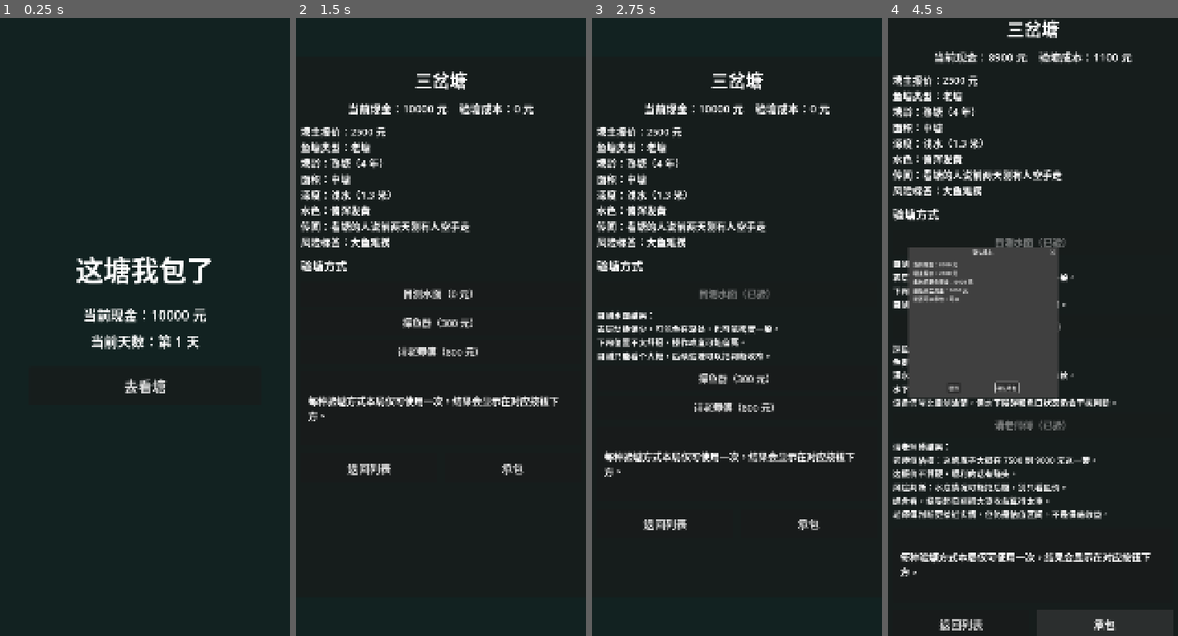
Above: before the commit, frames 1-4 (left to right).
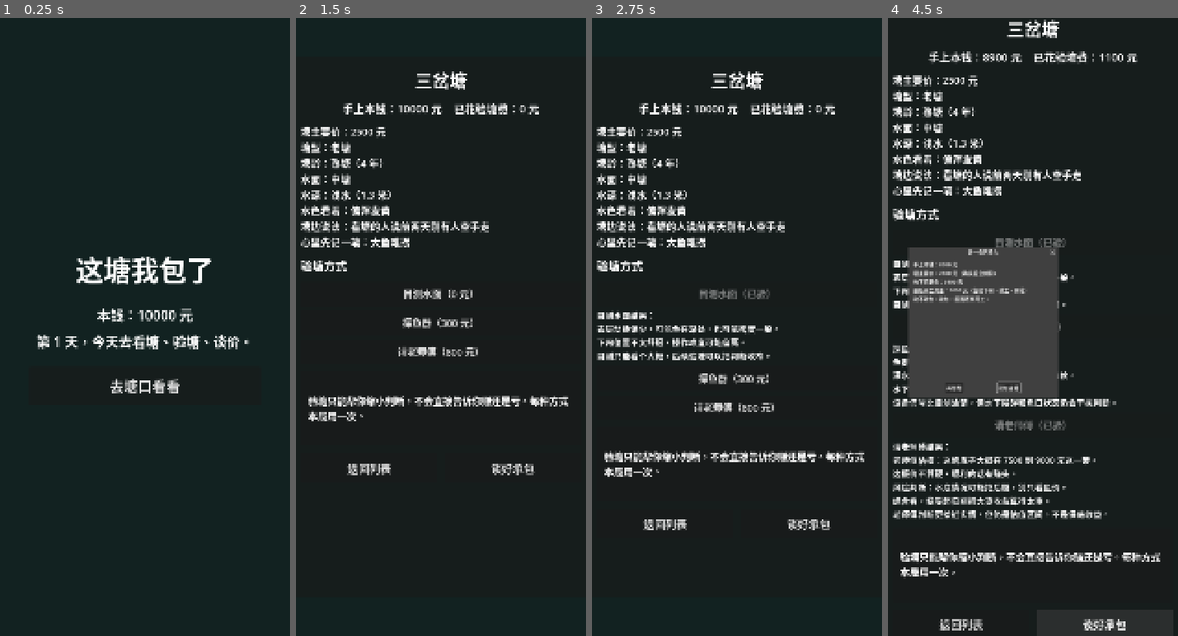
Above: after the commit, the same moments.

Repository: shawnlee6701/fishpond
Game: Godot game, scene res://scenes/Main.tscn
The game is run twice, just before and just after one commit, with the same random seed, the same clock (stepped at 60 frames per second) and the same inputs.
Inputs (mouse positions are in pixels of both pictures, inside the frame that each line leads up to):
- Up to frame 1 (0.25 s): no input
- Up to frame 2 (1.5 s): click "去看塘" (after the commit: "去塘口看看") at 0.5 s; click (441, 252) at 1.25 s, where only the run before the commit has a clickable "查看"
- Up to frame 3 (2.75 s): click "目测水面（0 元）" at 2 s
- Up to frame 4 (4.5 s): click "探鱼器（300 元）" at 2.75 s; click "请老师傅（800 元）" at 3.5 s; click "承包" (after the commit: "谈好承包") at 4.25 s

The runs differ from the first frame. In frame 1, 2.0% of the frame differs, in the area x 12-87%, y 47-61%; in frame 2, 4.3%; in frame 3, 4.3%; in frame 4, 4.9%, in the area x 1-94%, y 5-100%.

Commit message:
Polish MVP UI copy

Diff:
--- a/data/tools.json
+++ b/data/tools.json
@@ -3,21 +3,21 @@
     "id": "observe",
     "name": "目测水面",
     "cost": 0,
-    "description": "看看水色、鱼花和塘边痕迹，免费但不太准。",
+    "description": "看看水色、鱼花和塘边痕迹，免费但只能摸个大概。",
     "accuracy": 0.35
   },
   {
     "id": "fish_finder",
     "name": "探鱼器",
     "cost": 300,
-    "description": "用设备扫一遍水下情况，能看出大致鱼群密度。",
+    "description": "用设备扫一遍水下情况，能看出大致鱼群和底况。",
     "accuracy": 0.65
   },
   {
     "id": "master",
     "name": "请老师傅",
     "cost": 800,
-    "description": "请经验丰富的老师傅验塘，费用高但判断更靠谱。",
+    "description": "请懂行老师傅看塘，费用高，但报价和风险会说得更透。",
     "accuracy": 0.85
   }
 ]
--- a/scenes/AfterContractChoice.tscn
+++ b/scenes/AfterContractChoice.tscn
@@ -37,19 +37,19 @@
 [node name="TitleLabel" type="Label" parent="Panel/Margin/Content"]
 layout_mode = 2
 theme_override_font_sizes/font_size = 58
-text = "承包成功"
+text = "塘已经包下"
 horizontal_alignment = 1
 
 [node name="PondNameLabel" type="Label" parent="Panel/Margin/Content"]
 layout_mode = 2
 theme_override_font_sizes/font_size = 38
-text = "当前鱼塘：-"
+text = "已包下：-"
 horizontal_alignment = 1
 
 [node name="CashLabel" type="Label" parent="Panel/Margin/Content"]
 layout_mode = 2
 theme_override_font_sizes/font_size = 34
-text = "当前现金：0 元"
+text = "剩余本钱：0 元"
 horizontal_alignment = 1
 
 [node name="ChoiceButtons" type="VBoxContainer" parent="Panel/Margin/Content"]
@@ -60,25 +60,25 @@
 custom_minimum_size = Vector2(0, 90)
 layout_mode = 2
 theme_override_font_sizes/font_size = 36
-text = "转包"
+text = "转包脱手"
 
 [node name="SellOneNetButton" type="Button" parent="Panel/Margin/Content/ChoiceButtons"]
 custom_minimum_size = Vector2(0, 90)
 layout_mode = 2
 theme_override_font_sizes/font_size = 36
-text = "卖给别人一网"
+text = "卖一网给别人"
 
 [node name="HarvestSelfButton" type="Button" parent="Panel/Margin/Content/ChoiceButtons"]
 custom_minimum_size = Vector2(0, 90)
 layout_mode = 2
 theme_override_font_sizes/font_size = 36
-text = "自己捞"
+text = "自己下网"
 
 [node name="AbandonButton" type="Button" parent="Panel/Margin/Content/ChoiceButtons"]
 custom_minimum_size = Vector2(0, 90)
 layout_mode = 2
 theme_override_font_sizes/font_size = 36
-text = "放弃"
+text = "认亏收手"
 
 [node name="MessageLabel" type="Label" parent="Panel/Margin/Content"]
 layout_mode = 2
@@ -95,7 +95,7 @@
 [node name="TransferOfferLabel" type="Label" parent="Panel/Margin/Content/TransferConfirmPanel"]
 layout_mode = 2
 theme_override_font_sizes/font_size = 30
-text = "有人愿意出 0 元接手这口塘，是否转包？"
+text = "有人开价接手这口塘，要不要脱手？"
 horizontal_alignment = 1
 autowrap_mode = 3
 
@@ -108,14 +108,14 @@
 layout_mode = 2
 size_flags_horizontal = 3
 theme_override_font_sizes/font_size = 30
-text = "接受"
+text = "接受转包"
 
 [node name="RejectTransferButton" type="Button" parent="Panel/Margin/Content/TransferConfirmPanel/Buttons"]
 custom_minimum_size = Vector2(0, 70)
 layout_mode = 2
 size_flags_horizontal = 3
 theme_override_font_sizes/font_size = 30
-text = "拒绝"
+text = "继续自己扛"
 
 [node name="WorkPlanPanel" type="VBoxContainer" parent="Panel/Margin/Content"]
 visible = false
@@ -126,16 +126,16 @@
 custom_minimum_size = Vector2(0, 72)
 layout_mode = 2
 theme_override_font_sizes/font_size = 30
-text = "低成本捞一网（500 元）"
+text = "省着下网：小捞一网（500 元）"
 
 [node name="StandardWorkButton" type="Button" parent="Panel/Margin/Content/WorkPlanPanel"]
 custom_minimum_size = Vector2(0, 72)
 layout_mode = 2
 theme_override_font_sizes/font_size = 30
-text = "标准捞一网（1200 元）"
+text = "正常作业：稳捞一网（1200 元）"
 
 [node name="FullWorkButton" type="Button" parent="Panel/Margin/Content/WorkPlanPanel"]
 custom_minimum_size = Vector2(0, 72)
 layout_mode = 2
 theme_override_font_sizes/font_size = 30
-text = "全部抽干（2500 元）"
+text = "抽干收尾：一次结算（2500 元）"
--- a/scenes/Main.tscn
+++ b/scenes/Main.tscn
@@ -57,20 +57,20 @@
 [node name="CashLabel" type="Label" parent="MainMenu/Content/Stats"]
 layout_mode = 2
 theme_override_font_sizes/font_size = 42
-text = "当前现金：10000 元"
+text = "本钱：10000 元"
 horizontal_alignment = 1
 
 [node name="DayLabel" type="Label" parent="MainMenu/Content/Stats"]
 layout_mode = 2
 theme_override_font_sizes/font_size = 42
-text = "当前天数：第 1 天"
+text = "第 1 天，今天去看塘、验塘、谈价。"
 horizontal_alignment = 1
 
 [node name="GoPondButton" type="Button" parent="MainMenu/Content"]
 custom_minimum_size = Vector2(0, 120)
 layout_mode = 2
 theme_override_font_sizes/font_size = 44
-text = "去看塘"
+text = "去塘口看看"
 
 [node name="ScreenContainer" type="Control" parent="."]
 visible = false
--- a/scenes/PondDetail.tscn
+++ b/scenes/PondDetail.tscn
@@ -43,13 +43,13 @@
 [node name="CashLabel" type="Label" parent="Panel/Margin/Content"]
 layout_mode = 2
 theme_override_font_sizes/font_size = 34
-text = "当前现金：10000 元"
+text = "手上本钱：10000 元"
 horizontal_alignment = 1
 
 [node name="InfoLabel" type="Label" parent="Panel/Margin/Content"]
 layout_mode = 2
 theme_override_font_sizes/font_size = 31
-text = "鱼塘信息"
+text = "塘口信息"
 autowrap_mode = 2
 
 [node name="InspectionTitle" type="Label" parent="Panel/Margin/Content"]
@@ -75,7 +75,7 @@
 [node name="ResultLabel" type="Label" parent="Panel/Margin/Content/ResultPanel/Margin"]
 layout_mode = 2
 theme_override_font_sizes/font_size = 30
-text = "请选择一种验塘方式。"
+text = "验塘只能帮你缩小判断，不会直接告诉你赚还是亏。"
 autowrap_mode = 2
 
 [node name="ActionRow" type="HBoxContainer" parent="Panel/Margin/Content"]
@@ -94,4 +94,4 @@
 layout_mode = 2
 size_flags_horizontal = 3
 theme_override_font_sizes/font_size = 34
-text = "承包"
+text = "谈好承包"
--- a/scenes/PondList.tscn
+++ b/scenes/PondList.tscn
@@ -47,13 +47,13 @@
 [node name="DayLabel" type="Label" parent="Panel/Margin/Content/Header"]
 layout_mode = 2
 theme_override_font_sizes/font_size = 32
-text = "第 1 天：今日可看 3 口塘"
+text = "第 1 天：今天有 3 口塘可谈，先看牌面再决定。"
 horizontal_alignment = 1
 
 [node name="CashLabel" type="Label" parent="Panel/Margin/Content/Header"]
 layout_mode = 2
 theme_override_font_sizes/font_size = 32
-text = "当前现金：10000 元"
+text = "手上本钱：10000 元"
 horizontal_alignment = 1
 
 [node name="Scroll" type="ScrollContainer" parent="Panel/Margin/Content"]
--- a/scenes/Settlement.tscn
+++ b/scenes/Settlement.tscn
@@ -44,7 +44,7 @@
 [node name="CashLabel" type="Label" parent="Panel/Margin/Content"]
 layout_mode = 2
 theme_override_font_sizes/font_size = 36
-text = "当前现金：0 元"
+text = "手上本钱：0 元"
 horizontal_alignment = 1
 
 [node name="FishKingPanel" type="PanelContainer" parent="Panel/Margin/Content"]
@@ -67,7 +67,7 @@
 [node name="SceneLabel" type="Label" parent="Panel/Margin/Content/FishKingPanel/Margin/Content"]
 layout_mode = 2
 theme_override_font_sizes/font_size = 30
-text = "水面炸开，一条巨大的青鱼被拖出水面！"
+text = "水面猛地一翻，一条大青鱼被拖出水面。"
 horizontal_alignment = 1
 autowrap_mode = 3
 
@@ -88,7 +88,7 @@
 [node name="TaglineLabel" type="Label" parent="Panel/Margin/Content/FishKingPanel/Margin/Content"]
 layout_mode = 2
 theme_override_font_sizes/font_size = 30
-text = "这一网，翻身了。"
+text = "这口塘，算是捞出名堂了。"
 horizontal_alignment = 1
 autowrap_mode = 3
 
--- a/scripts/action_resolver.gd
+++ b/scripts/action_resolver.gd
@@ -25,7 +25,7 @@
 
 	return {
 		"income": maxi(300, offer),
-		"text": "有人愿意出 %d 元接手这口塘，是否转包？" % maxi(300, offer)
+		"text": "有人开价 %d 元接手这口塘。\n现在转包，后面的鱼和风险都归他；留下来，可能翻本，也可能越捞越重。要不要脱手？" % maxi(300, offer)
 	}
 
 func generate_one_net_offer(pond: Dictionary, harvest_result: Dictionary = {}) -> Dictionary:
@@ -40,17 +40,17 @@
 	var result_text := ""
 
 	if result_roll <= fish_king_chance * 0.18:
-		result_text = "极低概率对方捞到鱼王，你亏麻了"
+		result_text = "小概率让人家碰到鱼王，这笔会很扎心。"
 	elif result_roll <= fish_king_chance * 0.18 + big_fish_chance * 0.45:
-		result_text = "对方捞到大鱼，你有点后悔"
+		result_text = "要是人家这一网起大鱼，你多半会后悔。"
 	elif result_roll <= 0.62:
-		result_text = "对方捞到普通鱼"
+		result_text = "大概率就是普通鱼，赚亏看这一口价。"
 	else:
-		result_text = "对方只捞到小鱼，你赚了"
+		result_text = "也可能只起小鱼，那这钱就收得舒服。"
 
 	return {
 		"income": maxi(500, income),
-		"text": "有人想花 %d 元买下一网。\n%s" % [maxi(500, income), result_text],
+		"text": "有人出 %d 元买下一网，只买这一网，不接整口塘。\n%s" % [maxi(500, income), result_text],
 		"result_text": result_text
 	}
 
@@ -79,12 +79,12 @@
 	var messages: Array[String] = []
 	if not Dictionary(opportunities["transfer_offer"]).is_empty():
 		if quality < -0.25:
-			messages.append("鱼获不太好，有人压价想接手。")
+			messages.append("这一网不亮眼，有人趁机压价想接手。")
 		else:
-			messages.append("这网动静不小，有人开始问转包价。")
+			messages.append("这一网有动静，塘边有人开始问整塘转包价。")
 	if not Dictionary(opportunities["one_net_offer"]).is_empty():
-		messages.append("旁边有人想买一网试试水。")
+		messages.append("旁边有人想买一网试试水，给你先回点现金。")
 	if messages.is_empty():
-		messages.append("这一网还没激起买家的兴趣，你可以继续捞或选择全部抽干。")
+		messages.append("这一网还没让买家动心。你可以继续下网，也可以抽干收尾。")
 	opportunities["message"] = "\n".join(messages)
 	return opportunities
--- a/scripts/after_contract_choice.gd
+++ b/scripts/after_contract_choice.gd
@@ -43,25 +43,25 @@
 
 func _render() -> void:
 	var pond := game_state.current_pond
-	pond_name_label.text = "当前鱼塘：%s" % str(pond.get("name", "未承包鱼塘"))
-	cash_label.text = "当前现金：%d 元" % game_state.cash
+	pond_name_label.text = "已包下：%s" % str(pond.get("name", "未承包鱼塘"))
+	cash_label.text = "剩余本钱：%d 元" % game_state.cash
 
-	transfer_button.text = "转包"
-	sell_one_net_button.text = "卖给别人一网"
-	harvest_self_button.text = "自己捞"
-	abandon_button.text = "放弃"
+	transfer_button.text = "转包脱手"
+	sell_one_net_button.text = "卖一网给别人"
+	harvest_self_button.text = "自己下网"
+	abandon_button.text = "认亏收手"
 	transfer_button.disabled = current_transfer_offer.is_empty()
 	sell_one_net_button.disabled = current_one_net_offer.is_empty() or game_state.sold_one_net
 	if current_transfer_offer.is_empty():
-		transfer_button.text = "转包（暂无报价）"
+		transfer_button.text = "转包脱手（暂无报价）"
 	if game_state.sold_one_net:
 		sell_one_net_button.text = "卖一网（已卖出）"
 	elif current_one_net_offer.is_empty():
-		sell_one_net_button.text = "卖给别人一网（暂无买家）"
+		sell_one_net_button.text = "卖一网（暂无买家）"
 	if not game_state.can_pay(game_state.get_work_cost("low")):
-		message_label.text = "当前现金不足以支付最低作业成本，可以选择放弃，直接进入本局结算。"
+		message_label.text = "剩下的钱连低成本下一网都不够了，只能认亏收手，看看这一局账面。"
 	elif game_state.self_net_count <= 0:
-		message_label.text = "先自己捞一网，市场才会根据鱼情给出转包或买一网的机会。"
+		message_label.text = "先自己下一网，把鱼情打出来。没见到鱼，外面的人不会给你真价。"
 
 	_update_work_buttons()
 
@@ -71,7 +71,7 @@
 
 func _on_transfer_pressed() -> void:
 	if current_transfer_offer.is_empty():
-		message_label.text = "还没人愿意接手。先自己捞一网，让外面的人看到鱼情。"
+		message_label.text = "现在没人肯接手。先自己下一网，让外面的人看到这塘到底有没有货。"
 		return
 
 	_hide_detail_panels()
@@ -86,22 +86,22 @@
 func _on_reject_transfer_pressed() -> void:
 	current_transfer_offer = {}
 	transfer_confirm_panel.visible = false
-	message_label.text = "你拒绝了转包报价，继续自己拿主意。"
+	message_label.text = "你没接这个转包价。后面是赚是亏，继续自己扛。"
 	_render()
 
 func _on_sell_one_net_pressed() -> void:
 	_hide_detail_panels()
 	if game_state.sold_one_net:
-		message_label.text = "这一局已经卖过一网了，不能重复卖。"
+		message_label.text = "这一局已经卖过一网了，不能再把机会拆着卖。"
 		_render()
 		return
 	if current_one_net_offer.is_empty():
-		message_label.text = "暂时没人愿意买一网。先自己捞一网，把鱼情打出来。"
+		message_label.text = "暂时没人愿意买一网。先自己下一网，把鱼情打出来。"
 		_render()
 		return
 
 	if game_state.apply_one_net(int(current_one_net_offer.get("income", 0)), str(current_one_net_offer.get("text", ""))):
-		message_label.text = "%s\n买家支付 %d 元，你获得一网收入。" % [str(current_one_net_offer.get("text", "")), int(current_one_net_offer.get("income", 0))]
+		message_label.text = "%s\n买家当场付 %d 元。这钱稳了，但这一网里有什么鱼就归他了。" % [str(current_one_net_offer.get("text", "")), int(current_one_net_offer.get("income", 0))]
 		current_one_net_offer = {}
 	_render()
 
@@ -113,13 +113,13 @@
 func _on_harvest_self_pressed() -> void:
 	_hide_detail_panels()
 	work_plan_panel.visible = true
-	message_label.text = "捞一网可以多次做；全部抽干只能做一次，做完直接结算。现金不足的方案不能选择。"
+	message_label.text = "三种干法：省钱试一网、正常下一网、直接抽干收尾。抽干做完就结算，钱不够的方案不能选。"
 	_update_work_buttons()
 
 func _on_work_plan_pressed(plan_id: String) -> void:
 	var cost := game_state.get_work_cost(plan_id)
 	if not game_state.can_pay(cost):
-		message_label.text = "现金不足，无法选择这个作业方案。"
+		message_label.text = "本钱不够，干不了这个作业方案。"
 		_update_work_buttons()
 		return
 
@@ -137,7 +137,7 @@
 		work_plan_panel.visible = false
 		_render()
 	else:
-		message_label.text = "现金不足，无法选择这个作业方案。"
+		message_label.text = "本钱不够，干不了这个作业方案。"
 		_update_work_buttons()
 
 func _update_work_buttons() -> void:
@@ -145,9 +145,9 @@
 	var standard_cost := game_state.get_work_cost("standard")
 	var full_cost := game_state.get_work_cost("full")
 
-	low_work_button.text = "低成本捞一网（%d 元）" % low_cost
-	standard_work_button.text = "标准捞一网（%d 元）" % standard_cost
-	full_work_button.text = "全部抽干（%d 元）" % full_cost
+	low_work_button.text = "省着下网：小捞一网（%d 元）" % low_cost
+	standard_work_button.text = "正常作业：稳捞一网（%d 元）" % standard_cost
+	full_work_button.text = "抽干收尾：一次结算（%d 元）" % full_cost
 	low_work_button.disabled = not game_state.can_pay(low_cost)
 	standard_work_button.disabled = not game_state.can_pay(standard_cost)
 	full_work_button.disabled = game_state.drained or not game_state.can_pay(full_cost)
--- a/scripts/fishing_simulator.gd
+++ b/scripts/fishing_simulator.gd
@@ -35,7 +35,7 @@
 		"fish_result_id": str(main_fish_type.get("id", "normal_fish")),
 		"fish_result_name": fish_name,
 		"fish_description": description,
-		"text": "%s：%s\n%s\n本次卖鱼收入 %d 元。" % [plan_name, description, _format_catch_details(catch_details), fish_income]
+		"text": "%s：%s\n%s\n本次卖鱼回款 %d 元。" % [plan_name, description, _format_catch_details(catch_details), fish_income]
 	}
 
 func _roll_fish_type(pond: Dictionary, plan_id: String) -> Dictionary:
@@ -221,25 +221,25 @@
 func _get_plan_name(plan_id: String) -> String:
 	match plan_id:
 		"low":
-			return "低成本捞一网"
+			return "省着下网"
 		"standard":
-			return "标准捞一网"
+			return "正常作业"
 		"full", "drain":
-			return "全部抽干"
-		_:
-			return "标准捞一网"
+			return "抽干收尾"
+		_:
+			return "正常作业"
 
 func _build_fish_description(fish_income: int, work_cost: int, fish_name: String) -> String:
 	var harvest_profit := fish_income - work_cost
 	if fish_income <= 0:
-		return "这一网几乎空了，作业费全压在身上。"
+		return "这一网几乎空了，作业费基本压在身上。"
 	if harvest_profit < -int(float(work_cost) * 0.55):
-		return "鱼获明显不够，卖鱼收入离作业成本差得远。"
+		return "鱼获明显不够，卖鱼钱离作业成本差得远。"
 	if harvest_profit < 0:
-		return "%s上岸，但卖鱼收入还没覆盖本次作业成本。" % fish_name
+		return "%s上岸，但卖鱼钱还没盖住这次作业成本。" % fish_name
 	if harvest_profit < int(float(work_cost) * 0.35):
-		return "%s上岸，刚刚覆盖作业成本，利润不厚。" % fish_name
-	return "%s上岸，这一网卖鱼收入明显跑赢作业成本。" % fish_name
+		return "%s上岸，刚刚盖住作业成本，利润不厚。" % fish_name
+	return "%s上岸，这一网卖鱼钱明显跑赢作业成本。" % fish_name
 
 func _get_quality_score(fish_result_id: String, income: int, work_cost: int) -> float:
 	var profit_ratio := float(income - work_cost) / maxf(float(work_cost), 1.0)
--- a/scripts/game_state.gd
+++ b/scripts/game_state.gd
@@ -119,7 +119,7 @@
 	last_result = {
 		"type": "transfer",
 		"title": "转包结算",
-		"message": "你以 %d 元转包了这口塘。" % income
+		"message": "你以 %d 元把这口塘转了出去，后面的鱼情和风险都不归你了。" % income
 	}
 
 func apply_one_net(income: int, result_text: String) -> bool:
@@ -132,7 +132,7 @@
 	last_result = {
 		"type": "one_net",
 		"title": "卖一网",
-		"message": "%s\n获得一网收入 %d 元。" % [result_text, income]
+		"message": "%s\n你先收下一网钱 %d 元，但这网里真有好鱼也归买家。" % [result_text, income]
 	}
 	return true
 
@@ -140,7 +140,7 @@
 	last_result = {
 		"type": "abandon",
 		"title": "放弃结算",
-		"message": "你放弃继续作业，本局不再产生作业成本和卖鱼收入。"
+		"message": "你决定认亏收手，本局不再花作业钱，也不会再有卖鱼收入。"
 	}
 
 func apply_harvest(result: Dictionary) -> bool:
@@ -162,7 +162,7 @@
 		self_net_count += 1
 	last_result = {
 		"type": "harvest",
-		"title": "全部抽干结算" if bool(result.get("is_final", false)) else "捞一网结果",
+		"title": "抽干结算" if bool(result.get("is_final", false)) else "一网结果",
 		"message": str(result.get("text", "")),
 		"plan_name": str(result.get("plan_name", "")),
 		"work_cost": work_cost,
--- a/scripts/main.gd
+++ b/scripts/main.gd
@@ -13,8 +13,8 @@
 	go_pond_button.pressed.connect(_on_go_pond_pressed)
 
 func _update_stats() -> void:
-	cash_label.text = "当前现金：%d 元" % game_state.cash
-	day_label.text = "当前天数：第 %d 天" % game_state.day
+	cash_label.text = "本钱：%d 元" % game_state.cash
+	day_label.text = "第 %d 天，今天去看塘、验塘、谈价。" % game_state.day
 
 func _on_go_pond_pressed() -> void:
 	main_menu.visible = false
--- a/scripts/pond_detail.gd
+++ b/scripts/pond_detail.gd
@@ -42,14 +42,14 @@
 	_update_cash_label()
 	_render_inspection_results()
 	info_label.text = "\n".join([
-		"塘主报价：%d 元" % int(pond.get("quote_price", 0)),
-		"鱼塘类型：%s" % pond.get("pond_type_name", "-"),
+		"塘主要价：%d 元" % int(pond.get("quote_price", 0)),
+		"塘型：%s" % pond.get("pond_type_name", "-"),
 		"塘龄：%s（%d 年）" % [pond.get("age_label", "-"), int(pond.get("age_years", 0))],
-		"面积：%s" % pond.get("area_label", "-"),
-		"深度：%s（%.1f 米）" % [pond.get("depth_label", "-"), float(pond.get("depth_meters", 0.0))],
-		"水色：%s" % pond.get("water_state", "-"),
-		"传闻：%s" % pond.get("rumor", "-"),
-		"风险标签：%s" % pond.get("risk_tag", "-")
+		"水面：%s" % pond.get("area_label", "-"),
+		"水深：%s（%.1f 米）" % [pond.get("depth_label", "-"), float(pond.get("depth_meters", 0.0))],
+		"水色看着：%s" % pond.get("water_state", "-"),
+		"塘边说法：%s" % pond.get("rumor", "-"),
+		"心里先记一笔：%s" % pond.get("risk_tag", "-")
 	])
 
 func _render_inspection_buttons() -> void:
@@ -88,7 +88,7 @@
 
 	var cost := int(tool.get("cost", 0))
 	if not game_state.pay_inspection_cost(cost):
-		game_state.set_inspection_feedback(tool_id, "现金不足，不能使用%s（需要 %d 元）。" % [tool.get("name", "该验塘方式"), cost])
+		game_state.set_inspection_feedback(tool_id, "本钱不够，先别请%s了（需要 %d 元）。" % [tool.get("name", "这个验塘方式"), cost])
 		_update_inspection_feedback(tool_id)
 		return
 
@@ -105,11 +105,11 @@
 	UIController.show_pond_list(screen_container, game_state)
 
 func _update_cash_label() -> void:
-	cash_label.text = "当前现金：%d 元    验塘成本：%d 元" % [game_state.cash, game_state.inspection_cost_total]
+	cash_label.text = "手上本钱：%d 元    已花验塘费：%d 元" % [game_state.cash, game_state.inspection_cost_total]
 
 func _render_inspection_results() -> void:
 	if game_state.inspection_results.is_empty():
-		result_label.text = "每种验塘方式本局仅可使用一次，结果会显示在对应按钮下方。"
+		result_label.text = "验塘只能帮你缩小判断，不会直接告诉你赚还是亏。每种方式本局用一次。"
 	else:
 		result_label.text = "\n\n".join(game_state.inspection_results)
 
@@ -130,9 +130,9 @@
 
 func _create_contract_dialog() -> void:
 	contract_dialog = ConfirmationDialog.new()
-	contract_dialog.title = "确认承包"
-	contract_dialog.ok_button_text = "确认承包"
-	contract_dialog.cancel_button_text = "取消"
+	contract_dialog.title = "盘一盘再承包"
+	contract_dialog.ok_button_text = "就包这塘"
+	contract_dialog.cancel_button_text = "再想想"
 	contract_dialog.dialog_text = ""
 	contract_dialog.confirmed.connect(_on_contract_confirmed)
 	add_child(contract_dialog)
@@ -141,15 +141,15 @@
 	var preview := game_state.get_contract_preview(pond)
 	var can_contract := bool(preview.get("can_contract", false))
 	var lines := [
-		"当前现金：%d 元" % int(preview.get("current_cash", 0)),
-		"塘主报价：%d 元" % int(preview.get("quote_price", 0)),
-		"承包后剩余资金：%d 元" % int(preview.get("remaining_cash", 0)),
-		"最低开工资金：%d 元" % int(preview.get("min_working_capital", 0)),
-		"是否可以承包：%s" % ("可以" if can_contract else "不可以")
+		"手上本钱：%d 元" % int(preview.get("current_cash", 0)),
+		"塘主要价：%d 元（确认后立刻扣）" % int(preview.get("quote_price", 0)),
+		"包下后剩余：%d 元" % int(preview.get("remaining_cash", 0)),
+		"最低开工资金：%d 元（留给下网、请工、周转）" % int(preview.get("min_working_capital", 0)),
+		"能不能包：%s" % ("能包，后面还够开工。" if can_contract else "不能包，包完就没钱开工。")
 	]
 	if not can_contract:
 		lines.append("")
-		lines.append("承包后剩余资金不足，无法支付基础作业成本，不能承包。")
+		lines.append("做水产生意不能把本钱一次压光，先换一口塘看看。")
 
 	contract_dialog.dialog_text = "\n".join(lines)
 	contract_dialog.get_ok_button().disabled = not can_contract
@@ -157,7 +157,7 @@
 
 func _on_contract_confirmed() -> void:
 	if not game_state.contract_pond(pond):
-		_append_system_message("承包后剩余资金不足，无法支付基础作业成本，不能承包。")
+		_append_system_message("包下后不够最低开工资金，这塘先不能接。")
 		return
 
 	UIController.show_after_contract_choice(screen_container, game_state)
--- a/scripts/pond_list.gd
+++ b/scripts/pond_list.gd
@@ -26,8 +26,8 @@
 		game_state.daily_ponds_day = game_state.day
 
 	var ponds := game_state.daily_ponds
-	day_label.text = "第 %d 天：今日可看 3 口塘" % game_state.day
-	cash_label.text = "当前现金：%d 元" % game_state.cash
+	day_label.text = "第 %d 天：今天有 3 口塘可谈，先看牌面再决定。" % game_state.day
+	cash_label.text = "手上本钱：%d 元" % game_state.cash
 
 	for child in card_list.get_children():
 		child.queue_free()
@@ -53,12 +53,12 @@
 	margin.add_child(content)
 
 	var title := Label.new()
-	title.text = "%s  ｜  报价：%d 元" % [pond["name"], pond["quote_price"]]
+	title.text = "%s  ｜  塘主要价：%d 元" % [pond["name"], pond["quote_price"]]
 	title.add_theme_font_size_override("font_size", 38)
 	content.add_child(title)
 
 	var info := Label.new()
-	info.text = "类型：%s    面积：%s    深度：%s（%.1f 米）" % [pond["pond_type_name"], pond["area_label"], pond["depth_label"], float(pond["depth_meters"])]
+	info.text = "塘型：%s    水面：%s    水深：%s（%.1f 米）" % [pond["pond_type_name"], pond["area_label"], pond["depth_label"], float(pond["depth_meters"])]
 	info.add_theme_font_size_override("font_size", 30)
 	content.add_child(info)
 
@@ -68,19 +68,19 @@
 	content.add_child(age)
 
 	var water := Label.new()
-	water.text = "水色：%s" % pond["water_state"]
+	water.text = "水色看着：%s" % pond["water_state"]
 	water.add_theme_font_size_override("font_size", 30)
 	content.add_child(water)
 
 	var rumor := Label.new()
-	rumor.text = "传闻：%s" % pond["rumor"]
+	rumor.text = "塘边说法：%s" % pond["rumor"]
 	rumor.autowrap_mode = TextServer.AUTOWRAP_WORD_SMART
 	rumor.add_theme_font_size_override("font_size", 30)
 	content.add_child(rumor)
 
 	var view_button := Button.new()
 	view_button.name = "ViewButton"
-	view_button.text = "查看"
+	view_button.text = "进塘看看"
 	view_button.custom_minimum_size = Vector2(0, 72)
 	view_button.add_theme_font_size_override("font_size", 32)
 	view_button.pressed.connect(_on_view_pressed.bind(pond))
--- a/scripts/settlement.gd
+++ b/scripts/settlement.gd
@@ -34,24 +34,25 @@
 	_render_fish_king_panel(is_fish_king)
 
 	var lines: Array[String] = []
-	lines.append("鱼塘名称：%s" % str(game_state.current_pond.get("name", "未知鱼塘")))
-	lines.append("鱼获结果：%s" % _get_fish_result_text())
-	lines.append("鱼获描述：%s" % _get_fish_description_text())
+	lines.append("这口塘：%s" % str(game_state.current_pond.get("name", "未知鱼塘")))
+	lines.append("本局结果：%s" % _get_fish_result_text())
+	lines.append("原因说明：%s" % _get_fish_description_text())
 	if not game_state.catch_details.is_empty():
 		lines.append("鱼获明细：")
 		for item in game_state.catch_details:
 			lines.append(_format_catch_detail_line(item))
 	lines.append("")
-	lines.append("承包费：%d 元（已在承包时扣除）" % int(game_state.current_pond.get("quote_price", 0)))
+	lines.append("账本：")
+	lines.append("承包费：%d 元（包塘时已经扣掉，不再重复算进净利润）" % int(game_state.current_pond.get("quote_price", 0)))
 	lines.append("验塘费：-%d 元" % game_state.inspection_cost_total)
 	lines.append("作业成本：-%d 元" % game_state.work_cost)
-	lines.append("卖一网收入：+%d 元" % game_state.one_net_income)
-	lines.append("转包收入：+%d 元" % game_state.transfer_income)
-	lines.append("卖鱼收入：+%d 元" % game_state.fish_income)
-	lines.append("本局净利润：%+d 元" % game_state.get_net_profit())
+	lines.append("卖一网回款：+%d 元" % game_state.one_net_income)
+	lines.append("转包回款：+%d 元" % game_state.transfer_income)
+	lines.append("卖鱼回款：+%d 元" % game_state.fish_income)
+	lines.append("本局账面：%s" % _format_profit_line(game_state.get_net_profit()))
 
 	detail_label.text = "\n".join(lines)
-	cash_label.text = "当前现金：%d 元" % game_state.cash
+	cash_label.text = "手上本钱：%d 元" % game_state.cash
 
 func _is_fish_king_result() -> bool:
 	if game_state.fish_result_id == FISH_KING_ID:
@@ -68,14 +69,14 @@
 	var integrity := int(fish_king_detail.get("integrity", 0))
 	var estimated_value := int(fish_king_detail.get("income", 0))
 
-	fish_king_scene_label.text = "水面炸开，一条巨大的青鱼被拖出水面！"
+	fish_king_scene_label.text = "水面猛地一翻，一条大青鱼被拖出水面。"
 	fish_king_name_label.text = "%s出现！" % FISH_KING_NAME
 	fish_king_stats_label.text = "重量：%d 斤\n完整度：%d%%\n估值：%d 元" % [
 		weight_jin,
 		integrity,
 		estimated_value
 	]
-	fish_king_tagline_label.text = "这一网，翻身了。"
+	fish_king_tagline_label.text = "这口塘，算是捞出名堂了。"
 	_apply_fish_king_style()
 	_play_fish_king_animation()
 
@@ -126,7 +127,7 @@
 	if not game_state.fish_result_name.is_empty():
 		return game_state.fish_result_name
 	if str(game_state.last_result.get("type", "")) == "abandon":
-		return "放弃作业"
+		return "认亏收手"
 	if game_state.transfer_income > 0:
 		return "未继续捕捞"
 	return "暂无鱼获"
@@ -135,10 +136,17 @@
 	if not game_state.fish_description.is_empty():
 		return game_state.fish_description
 	if str(game_state.last_result.get("type", "")) == "abandon":
-		return "本局放弃继续捕捞，没有产生作业成本和卖鱼收入。"
+		return "你没有继续下网，止住了后续作业成本，也放弃了可能的鱼获。"
 	if game_state.transfer_income > 0:
-		return "本局已转包结算。"
-	return "本局没有产生卖鱼收入。"
+		return "你选择转包，拿固定回款离场，后面涨跌都不再参与。"
+	return "本局没有卖鱼回款，亏损主要来自验塘费和作业成本。"
+
+func _format_profit_line(net_profit: int) -> String:
+	if net_profit > 0:
+		return "+%d 元，赚在回款盖过验塘费和作业成本。" % net_profit
+	if net_profit < 0:
+		return "%d 元，亏在回款没盖住验塘费和作业成本。" % net_profit
+	return "0 元，刚好打平。"
 
 func _on_next_day_pressed() -> void:
 	game_state.advance_to_next_day()
Not shown, changed: AGENTS.md
